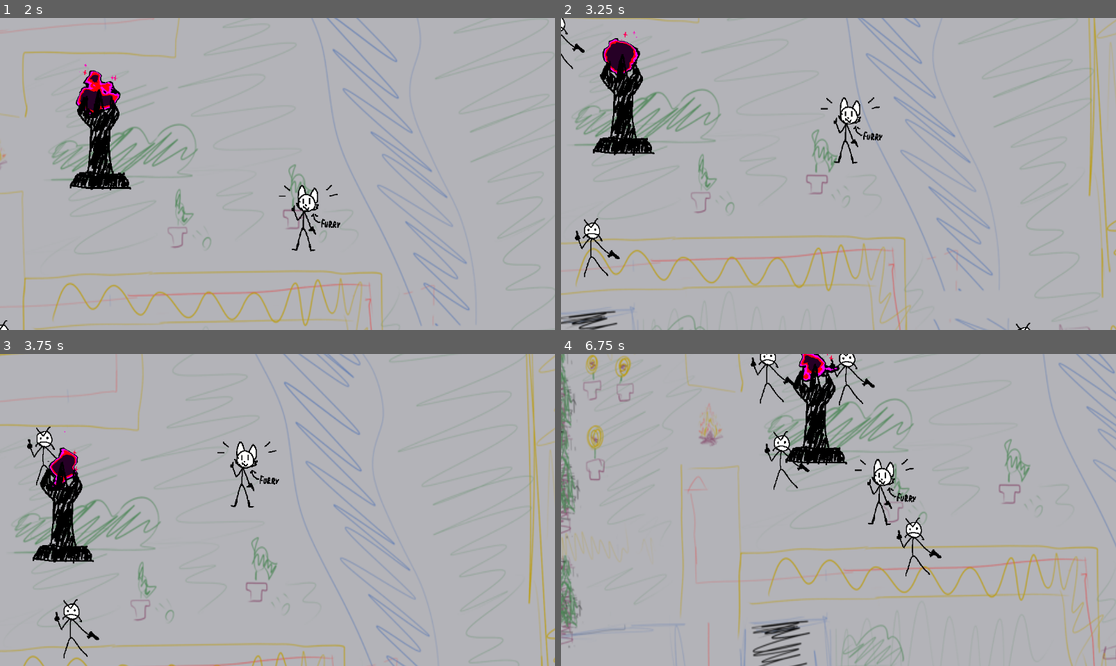
Above: before the commit, frames 1-4 (two rows, left to right).
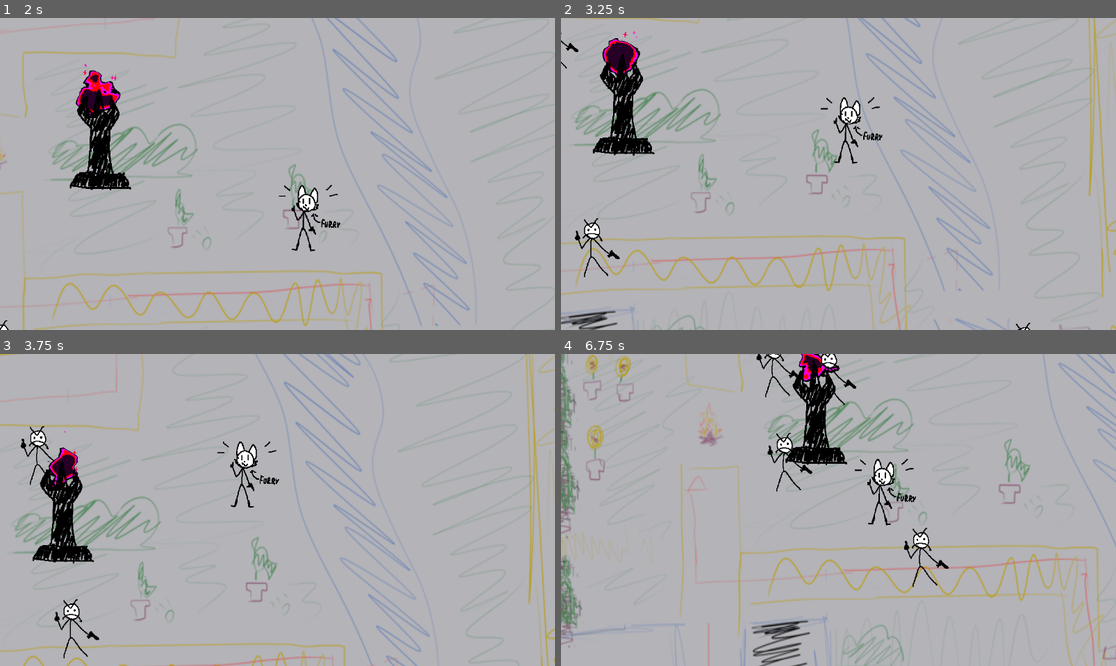
Above: after the commit, the same moments.

Repository: ndvrxd/cultism
Game: Godot game, scene res://scenes/world.tscn
The game is run twice, just before and just after one commit, with the same random seed, the same clock (stepped at 60 frames per second) and the same inputs.
Inputs:
- Up to frame 1 (2 s): hold D (right) 0.53-1.28 s; hold S (down) from 1.28 s (still down)
- Up to frame 2 (3.25 s): release S (down) at 2.03 s; hold D (right) 2.03-2.78 s; hold W (up) from 2.78 s (still down)
- Up to frame 3 (3.75 s): release W (up) at 3.53 s; hold A (left) from 3.53 s (still down)
- Up to frame 4 (6.75 s): release A (left) at 5.03 s; hold S (down) 5.03-5.78 s; hold D (right) 5.78-6.53 s; hold W (up) from 6.53 s (still down)

Frame 1 is identical in both runs. In frame 2, 0.1% of the frame differs, in the area x 0-49%, y 0-74%; in frame 3, 0.4%; in frame 4, 1.7%, in the area x 34-70%, y 0-75%.

Commit message:
the world should be solid to enemies now

Diff:
--- a/cult-game-version-0.1/scenes/world.tscn
+++ b/cult-game-version-0.1/scenes/world.tscn
@@ -13,6 +13,7 @@
 agent_radius = 49.79
 
 [sub_resource type="RectangleShape2D" id="RectangleShape2D_248c2"]
+size = Vector2(20, 20.9461)
 
 [sub_resource type="RectangleShape2D" id="RectangleShape2D_h12cv"]
 size = Vector2(108, 431)
@@ -80,14 +81,16 @@
 position = Vector2(-1153, -758)
 rotation = -0.058147
 scale = Vector2(31.8182, 31.7495)
+collision_layer = 3
 
 [node name="CollisionShape2D" type="CollisionShape2D" parent="navmesh/wall"]
 shape = SubResource("RectangleShape2D_248c2")
 
 [node name="wall2" type="StaticBody2D" parent="navmesh"]
-position = Vector2(-661, -1135)
+position = Vector2(-660, -1134)
 rotation = 0.070108
 scale = Vector2(21.8056, 9.74075)
+collision_layer = 3
 
 [node name="CollisionShape2D" type="CollisionShape2D" parent="navmesh/wall2"]
 shape = SubResource("RectangleShape2D_248c2")
@@ -96,6 +99,7 @@
 position = Vector2(576, -931)
 rotation = 0.00449016
 scale = Vector2(103.328, 10.8187)
+collision_layer = 3
 
 [node name="CollisionShape2D" type="CollisionShape2D" parent="navmesh/wall3"]
 shape = SubResource("RectangleShape2D_248c2")
@@ -104,6 +108,7 @@
 position = Vector2(1335, 94)
 rotation = 0.00449016
 scale = Vector2(14.567, 95.905)
+collision_layer = 3
 
 [node name="CollisionShape2D" type="CollisionShape2D" parent="navmesh/wall4"]
 shape = SubResource("RectangleShape2D_248c2")
@@ -112,6 +117,7 @@
 position = Vector2(512, 863)
 rotation = -0.0859955
 scale = Vector2(90.7362, 13.9785)
+collision_layer = 3
 
 [node name="CollisionShape2D" type="CollisionShape2D" parent="navmesh/wall5"]
 shape = SubResource("RectangleShape2D_248c2")
@@ -120,6 +126,7 @@
 position = Vector2(-580, 1023)
 rotation = -0.0818783
 scale = Vector2(19.8298, 8.26559)
+collision_layer = 3
 
 [node name="CollisionShape2D" type="CollisionShape2D" parent="navmesh/wall6"]
 shape = SubResource("RectangleShape2D_248c2")
@@ -128,6 +135,7 @@
 position = Vector2(-1093, 716)
 rotation = -0.0461165
 scale = Vector2(31.1817, 35.5987)
+collision_layer = 3
 
 [node name="CollisionShape2D" type="CollisionShape2D" parent="navmesh/wall7"]
 shape = SubResource("RectangleShape2D_248c2")
@@ -136,6 +144,7 @@
 position = Vector2(-1482, 6)
 rotation = -0.0361567
 scale = Vector2(9.33007, 52.2768)
+collision_layer = 3
 
 [node name="CollisionShape2D" type="CollisionShape2D" parent="navmesh/wall8"]
 shape = SubResource("RectangleShape2D_248c2")
@@ -144,6 +153,7 @@
 position = Vector2(-1110, -395)
 rotation = -0.0361567
 scale = Vector2(4.92861, 5.66043)
+collision_layer = 3
 
 [node name="CollisionShape2D" type="CollisionShape2D" parent="navmesh/wall11"]
 shape = SubResource("RectangleShape2D_248c2")
@@ -152,6 +162,7 @@
 position = Vector2(-1090, 296)
 rotation = -0.0361567
 scale = Vector2(4.92861, 5.66043)
+collision_layer = 3
 
 [node name="CollisionShape2D" type="CollisionShape2D" parent="navmesh/wall16"]
 shape = SubResource("RectangleShape2D_248c2")
@@ -160,6 +171,7 @@
 position = Vector2(102, -96)
 rotation = -0.25617
 scale = Vector2(11.047, 46.5686)
+collision_layer = 3
 
 [node name="CollisionShape2D" type="CollisionShape2D" parent="navmesh/wall9"]
 shape = SubResource("RectangleShape2D_248c2")
@@ -168,6 +180,7 @@
 position = Vector2(313, 643)
 rotation = -0.120352
 scale = Vector2(10.5342, -9.64395)
+collision_layer = 3
 
 [node name="CollisionShape2D" type="CollisionShape2D" parent="navmesh/wall10"]
 shape = SubResource("RectangleShape2D_248c2")
